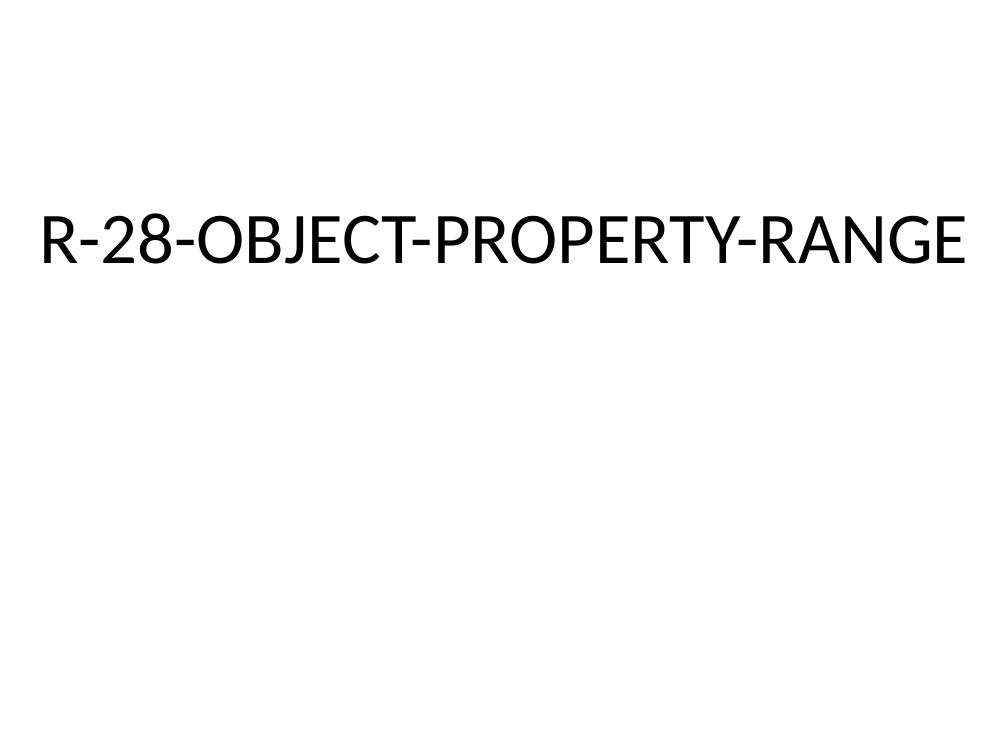
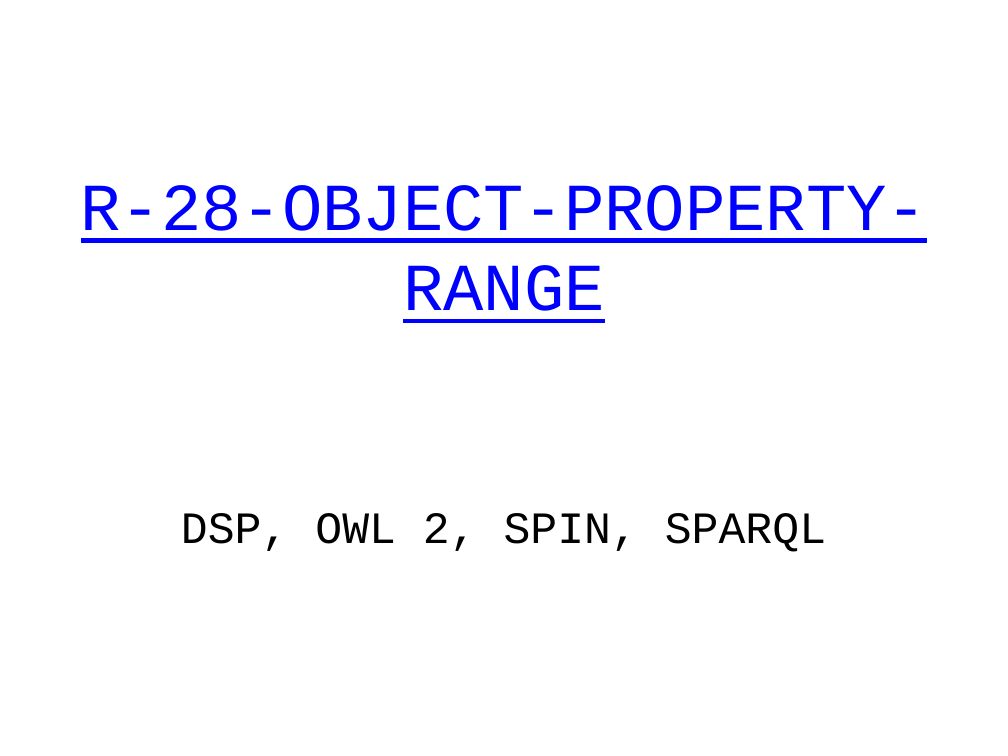
Before and after one commit to boschthomas/rdf-validation-research, a slide deck: slide 2 of presentations/Tutorial Thomas Bosch (DC 2014).pptx (slide 1 before the commit). Drawn at 1008x756 pixels with LibreOffice and Linux fonts; fonts in the diff are those of the drawing. Boxes give left, top, right and bottom in pixels: in the first picture for what was removed or moved away, otherwise in the second. Text is boxed around its words. In the diff, an @@ line names an element or a change of style, - is before the commit and + after.

```diff
--- a/presentations/Tutorial Thomas Bosch (DC 2014).pptx
+++ b/presentations/Tutorial Thomas Bosch (DC 2014).pptx
@@ title "R-28-OBJECT-PROPERTY-RANGE": place and size @@
-title "R-28-OBJECT-PROPERTY-RANGE" at [39,213,968,264]
+title "R-28-OBJECT-PROPERTY-RANGE" at [81,185,928,323]
@@ title "R-28-OBJECT-PROPERTY-RANGE" at [81,185,928,323]: size 52 to 48 pt, font Calibri to Courier New, text colour #000000 to #0000FF, underline on @@
@@ text added at [181,513,826,552], 32 pt, text #000000 @@
+DSP, OWL 2, SPIN, SPARQL
```
Also in this commit, not shown: 6 other slides changed, 35 slides added, 2 slides removed, 11 other files.
